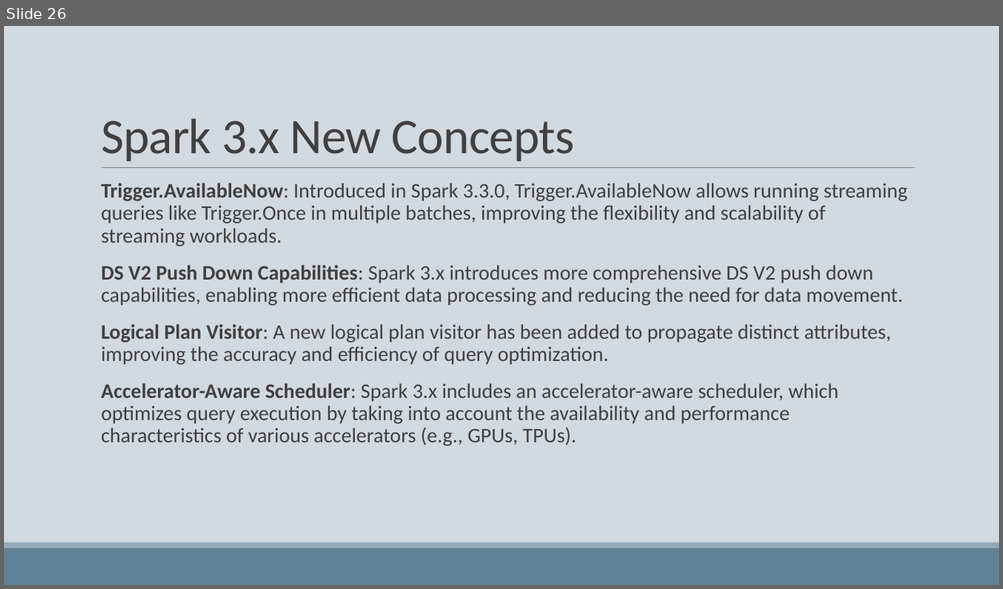
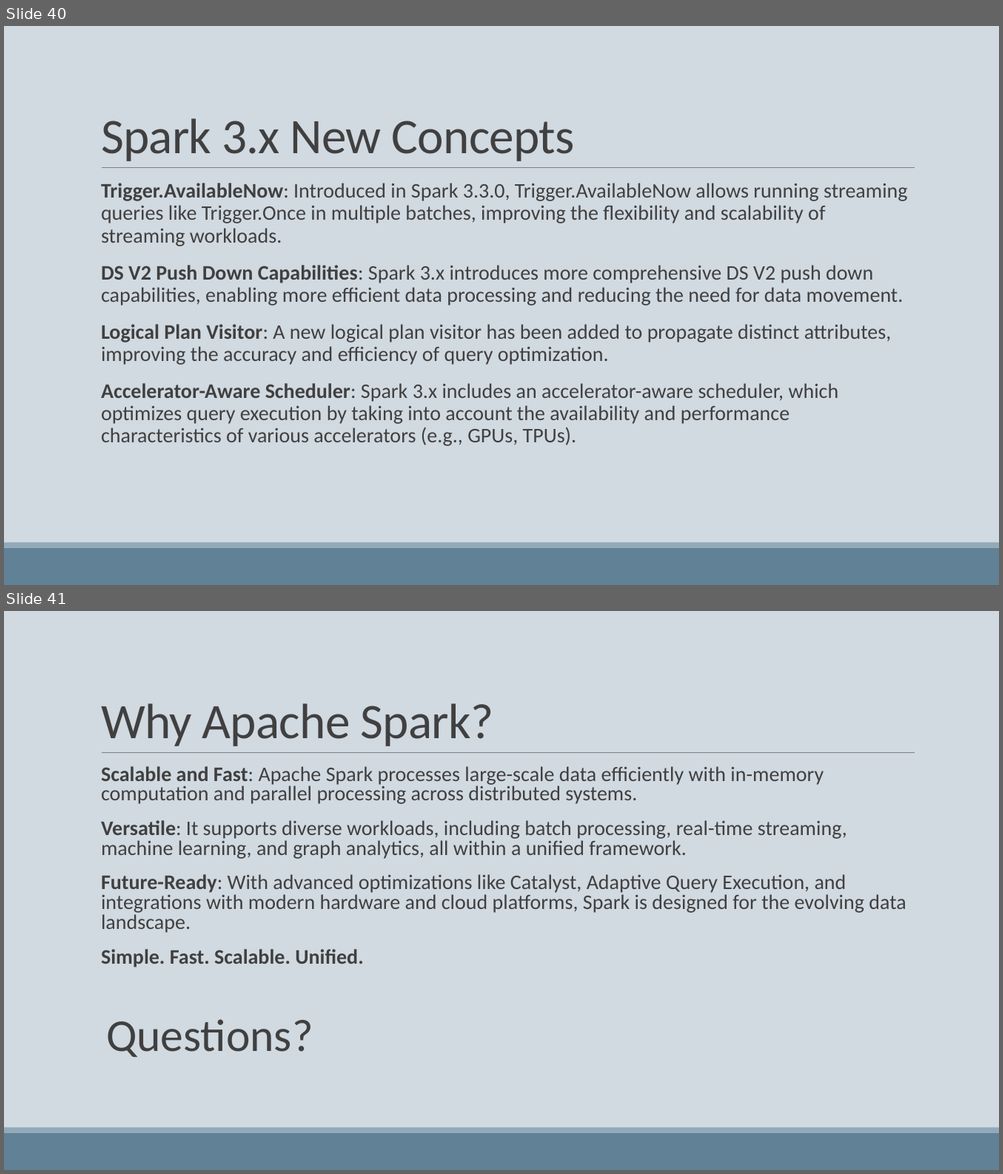
Before and after one commit to robertoprjr/presentations, a slide deck: apache_spark_2x.pptx. Shown one above the other, each under a label of ours: slide 26 before the commit, slides 40 and 41 after it. The pictures are 1003x589 and 1003x1174 pixels, drawn with LibreOffice and Linux fonts; fonts in the diff are those of the drawing. Boxes give left, top, right and bottom in pixels: in the first picture for what was removed or moved away, otherwise in the second. Text is boxed around its words. In the diff, an @@ line names an element or a change of style, - is before the commit and + after.

Commit message:
Spark presentation V1

```diff
--- a/apache_spark_2x.pptx
+++ b/apache_spark_2x.pptx
@@ slide 41 added at bbox=[4, 611, 999, 1170], background #D1D9E1; not listed: 3 template elements that a slide beside it also shows @@
@@ title added at bbox=[101, 703, 493, 746], 48 pt, text #404040 @@
+Why Apache Spark?
@@ text added at bbox=[101, 766, 905, 1057], 20 pt, text #404040 @@
+  Scalable and Fast: Apache Spark processes large-scale data efficiently with in-memory computation and parallel processing across distributed systems.
+  Versatile: It supports diverse workloads, including batch processing, real-time streaming, machine learning, and graph analytics, all within a unified framework.
+  Future-Ready: With advanced optimizations like Catalyst, Adaptive Query Execution, and integrations with modern hardware and cloud platforms, Spark is designed for the evolving data landscape.
+  Simple. Fast. Scalable. Unified.
+  Questions?
@@ what was slide 26 is now slide 40 @@
```
Also in this commit, not shown: 16 other slides added, 1 other file.
